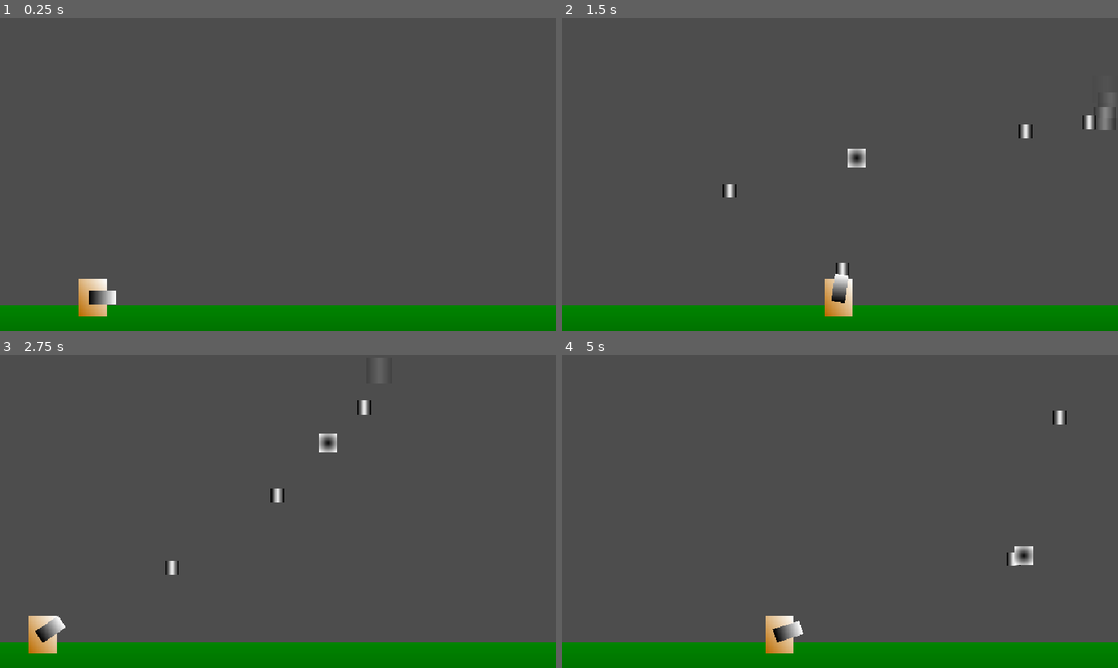
Above: before the commit, frames 1-4 (two rows, left to right).
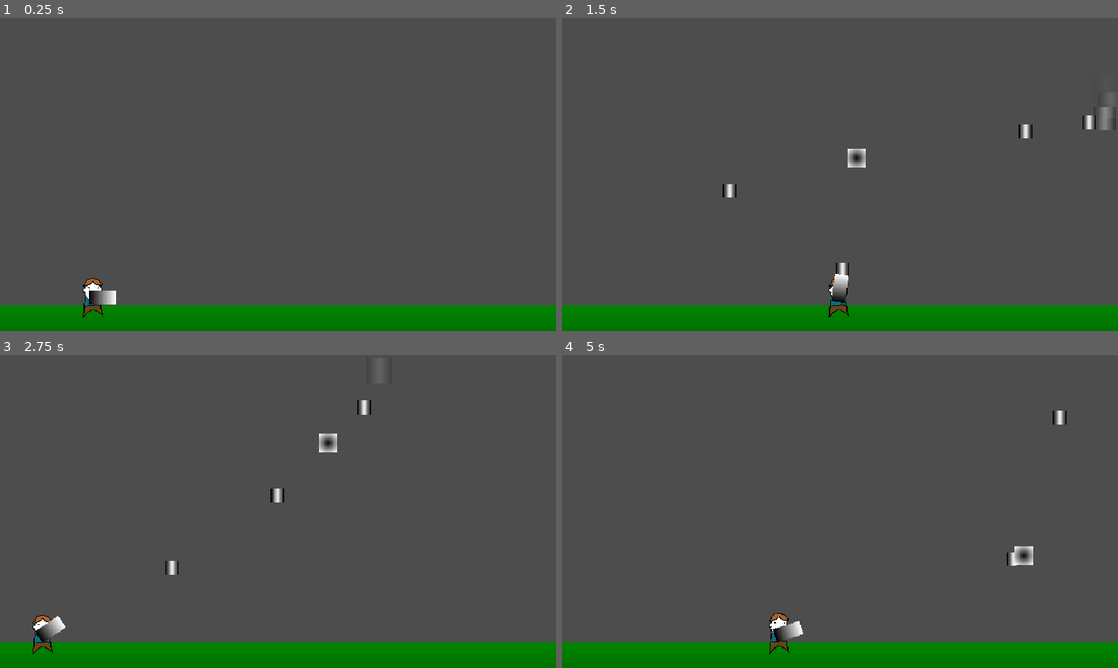
Above: after the commit, the same moments.

Repository: dranik544/explanation-overdue
Game: Godot game, scene res://scenes/main.tscn
Same seed, same stepped clock (60 frames per second), same inputs: the game is played once before the commit and once after it.
Inputs (mouse positions are in pixels of both pictures, inside the frame that each line leads up to):
- Up to frame 1 (0.25 s): no input
- Up to frame 2 (1.5 s): tap Enter at 0.5 s; move the mouse to (962, 158) at 0.52 s; press the mouse at (962, 158) at 0.53 s; hold D (RIGHT) 0.53-1.25 s; tap W (JUMP) at 0.77 s; release the mouse at (962, 158) at 1.25 s; drag from (728, 190) to (1112, 93) at 1.27 s
- Up to frame 3 (2.75 s): move the mouse to (333, 442) at 2.02 s; press the mouse at (333, 442) at 2.03 s; hold A (LEFT) from 2.03 s (still down)
- Up to frame 4 (5 s): release A (LEFT) at 2.75 s; release the mouse at (895, 442) at 2.75 s; drag from (812, 574) to (940, 370) at 2.77 s; move the mouse to (1006, 558) at 3.52 s; press the mouse at (1006, 558) at 3.53 s; hold D (RIGHT) 3.53-4.25 s; tap W (JUMP) at 3.77 s; release the mouse at (1006, 558) at 4.25 s; drag from (673, 464) to (1023, 555) at 4.27 s

The runs differ from the first frame. In frame 1, 0.5% of the frame differs, in the area x 14-20%, y 83-96%; in frame 2, 0.4%; in frame 3, 0.4%; in frame 4, 0.5%.

Commit message:
начало изготовления спрайта игрока

Diff:
--- a/scenes/main.tscn
+++ b/scenes/main.tscn
@@ -105,6 +105,22 @@
 [node name="block3" parent="BlockPool/blocksGroup5" instance=ExtResource("5_tefeu")]
 position = Vector2(0, -40)
 
+[node name="blocksGroup6" type="Node2D" parent="BlockPool"]
+position = Vector2(448, -320)
+script = ExtResource("4_tbgi4")
+
+[node name="block1" parent="BlockPool/blocksGroup6" instance=ExtResource("5_tefeu")]
+position = Vector2(0, 56)
+
+[node name="block2" parent="BlockPool/blocksGroup6" instance=ExtResource("5_tefeu")]
+position = Vector2(48, -88)
+
+[node name="block3" parent="BlockPool/blocksGroup6" instance=ExtResource("5_tefeu")]
+position = Vector2(0, -88)
+
+[node name="block4" parent="BlockPool/blocksGroup6" instance=ExtResource("5_tefeu")]
+position = Vector2(104, 56)
+
 [node name="player" parent="." node_paths=PackedStringArray("pool") instance=ExtResource("1_o5qli")]
 position = Vector2(-160, 104)
 pool = NodePath("../ProjectilePool")
--- a/scenes/player/player.tscn
+++ b/scenes/player/player.tscn
@@ -1,17 +1,24 @@
-[gd_scene load_steps=9 format=3 uid="uid://bvct2dejiu24o"]
+[gd_scene load_steps=10 format=3 uid="uid://bvct2dejiu24o"]
 
 [ext_resource type="Script" uid="uid://dw5rraibqs06t" path="res://scenes/player/player.gd" id="1_8afob"]
+[ext_resource type="Texture2D" uid="uid://depid3vanlm27" path="res://sprites/player/playerIdle2.png" id="2_gmlin"]
+[ext_resource type="Texture2D" uid="uid://6l11qovp2lyv" path="res://sprites/player/playerIdle1.png" id="3_lvxji"]
 
 [sub_resource type="CapsuleShape2D" id="CapsuleShape2D_x7p2l"]
 
-[sub_resource type="Gradient" id="Gradient_8afob"]
-colors = PackedColorArray(0.736532, 0.422897, 7.70092e-07, 1, 1, 1, 1, 1)
-
-[sub_resource type="GradientTexture2D" id="GradientTexture2D_dovo2"]
-gradient = SubResource("Gradient_8afob")
-width = 24
-height = 32
-fill_from = Vector2(0, 1)
+[sub_resource type="SpriteFrames" id="SpriteFrames_p47bc"]
+animations = [{
+"frames": [{
+"duration": 1.0,
+"texture": ExtResource("2_gmlin")
+}, {
+"duration": 1.0,
+"texture": ExtResource("3_lvxji")
+}],
+"loop": true,
+"name": &"idle",
+"speed": 3.0
+}]
 
 [sub_resource type="Gradient" id="Gradient_gmlin"]
 
@@ -37,8 +44,11 @@
 [node name="CollisionShape2D" type="CollisionShape2D" parent="."]
 shape = SubResource("CapsuleShape2D_x7p2l")
 
-[node name="Sprite2D" type="Sprite2D" parent="."]
-texture = SubResource("GradientTexture2D_dovo2")
+[node name="Sprite2D" type="AnimatedSprite2D" parent="."]
+scale = Vector2(0.1, 0.1)
+sprite_frames = SubResource("SpriteFrames_p47bc")
+animation = &"idle"
+autoplay = "idle"
 
 [node name="weapon" type="Sprite2D" parent="."]
 texture = SubResource("GradientTexture2D_lvxji")
Binary file added: sprites/player/playerIdle1.png
Not shown, added: sprites/player/playerIdle1.png.import
Binary file added: sprites/player/playerIdle2.png
Not shown, added: sprites/player/playerIdle2.png.import
Not shown, added: sprites/player/player.xcf
